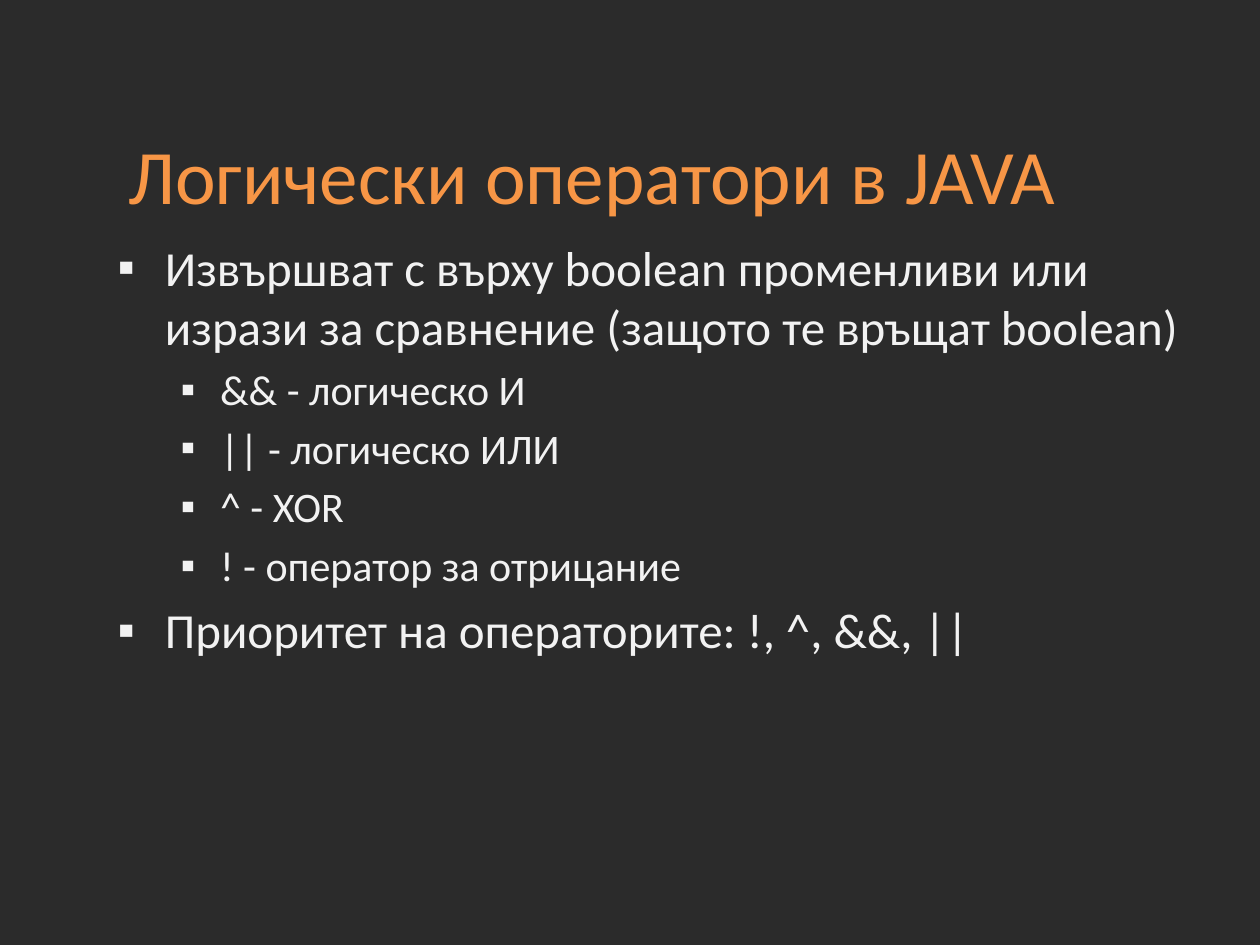
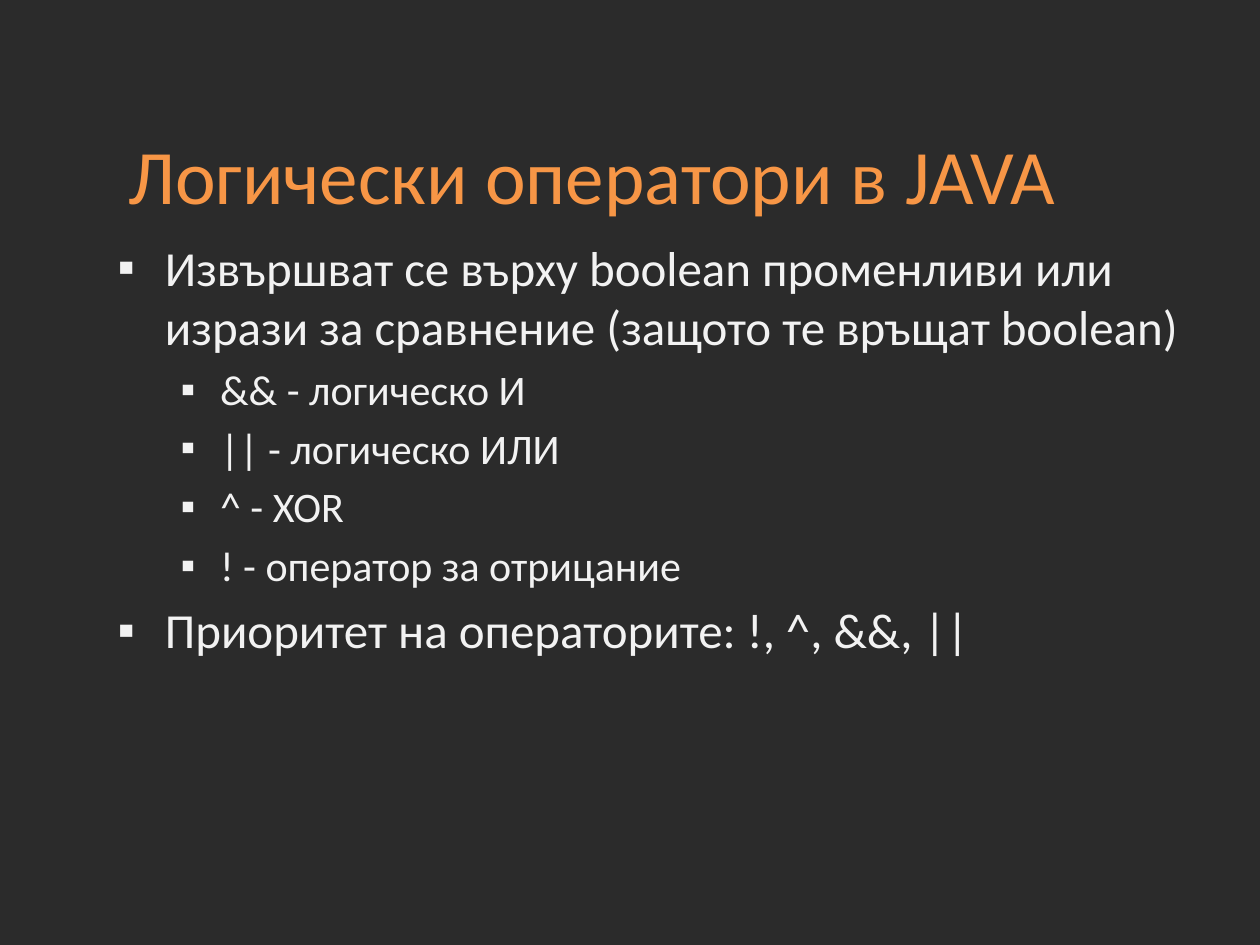
Before and after one commit to Academy-Soft-Intellect/Java-Course, a slide deck: slide 22 of 02-JAVA-Basics.pptx. Drawn at 1260x945 pixels with LibreOffice and Linux fonts; fonts in the diff are those of the drawing; background and template pictures are left out; a plain dark background stands for a picture behind light text. Boxes give left, top, right and bottom in pixels: in the first picture for what was removed or moved away, otherwise in the second. Text is boxed around its words. In the diff, an @@ line names an element or a change of style, - is before the commit and + after.

```diff
--- a/02-JAVA-Basics.pptx
+++ b/02-JAVA-Basics.pptx
@@ text at (165, 252, 1178, 353): text changed @@
-▪ Извършват с върху boolean променливи или изрази за сравнение (защото те връщат boolean)
+▪ Извършват се върху boolean променливи или изрази за сравнение (защото те връщат boolean)
```
Also in this commit, not shown: 4 other slides changed, 1 other file.
